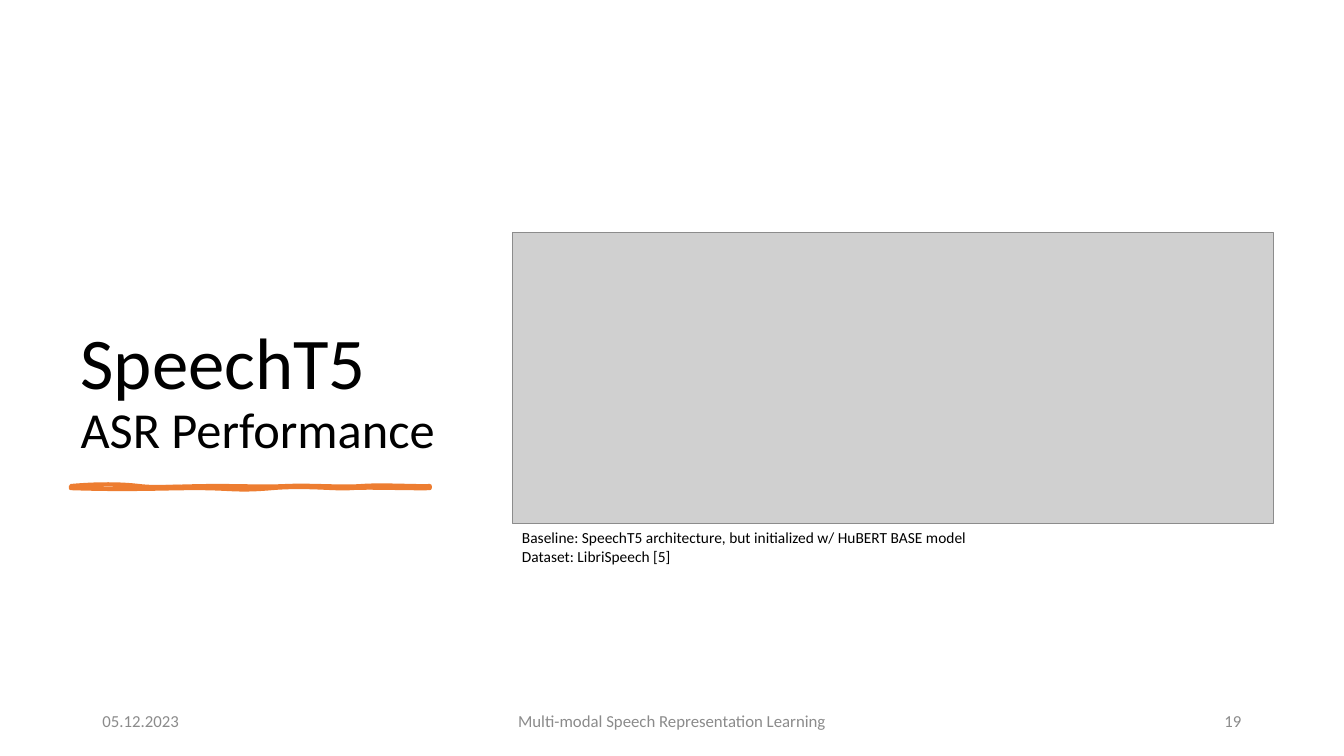
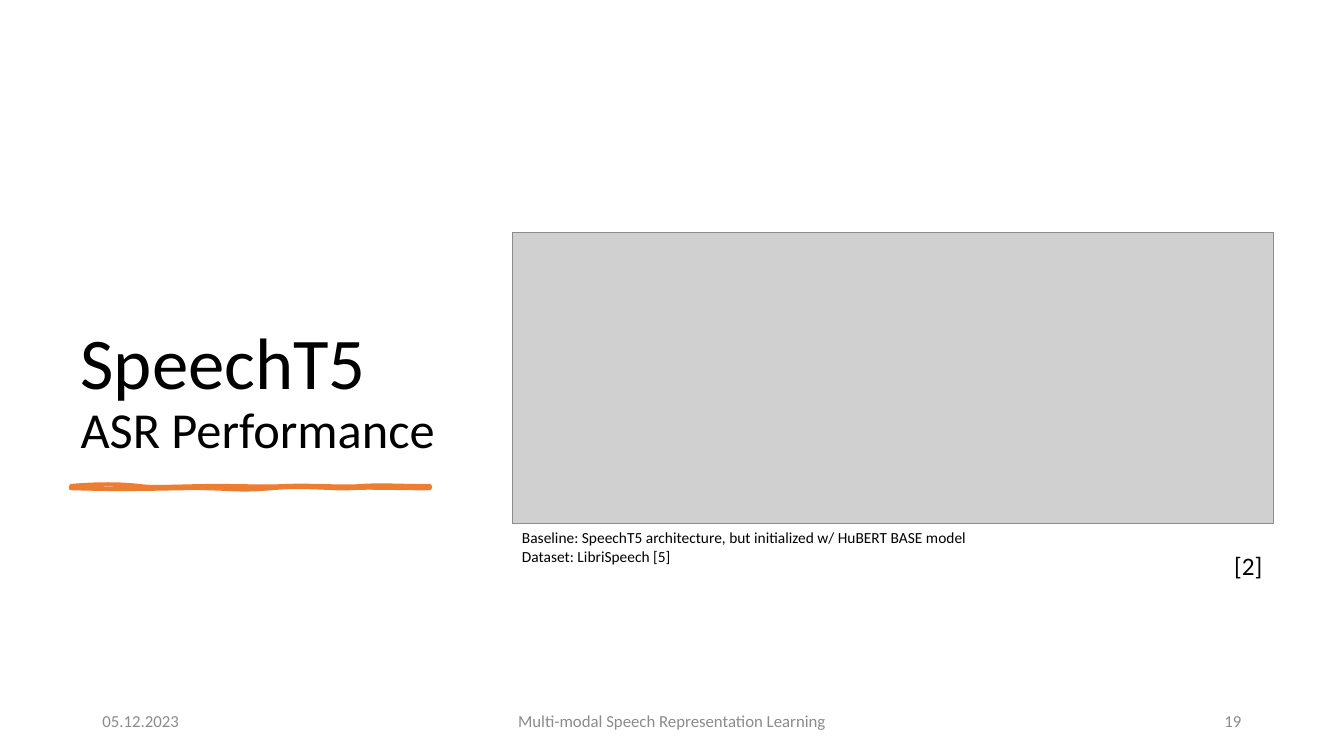
Before and after one commit to carlos-schmidt/nn-seminar, a slide deck: slide 19 of presentation.pptx. Drawn at 1344x756 pixels with LibreOffice and Linux fonts; fonts in the diff are those of the drawing; grey boxes stand for pictures. Boxes give left, top, right and bottom in pixels: in the first picture for what was removed or moved away, otherwise in the second. Text is boxed around its words. In the diff, an @@ line names an element or a change of style, - is before the commit and + after.

```diff
--- a/presentation.pptx
+++ b/presentation.pptx
@@ text added at (1234,556,1262,579), 18 pt, text #000000 @@
+[2]
```
Also in this commit, not shown: 6 other slides changed, 1 slide added, 1 other file.
